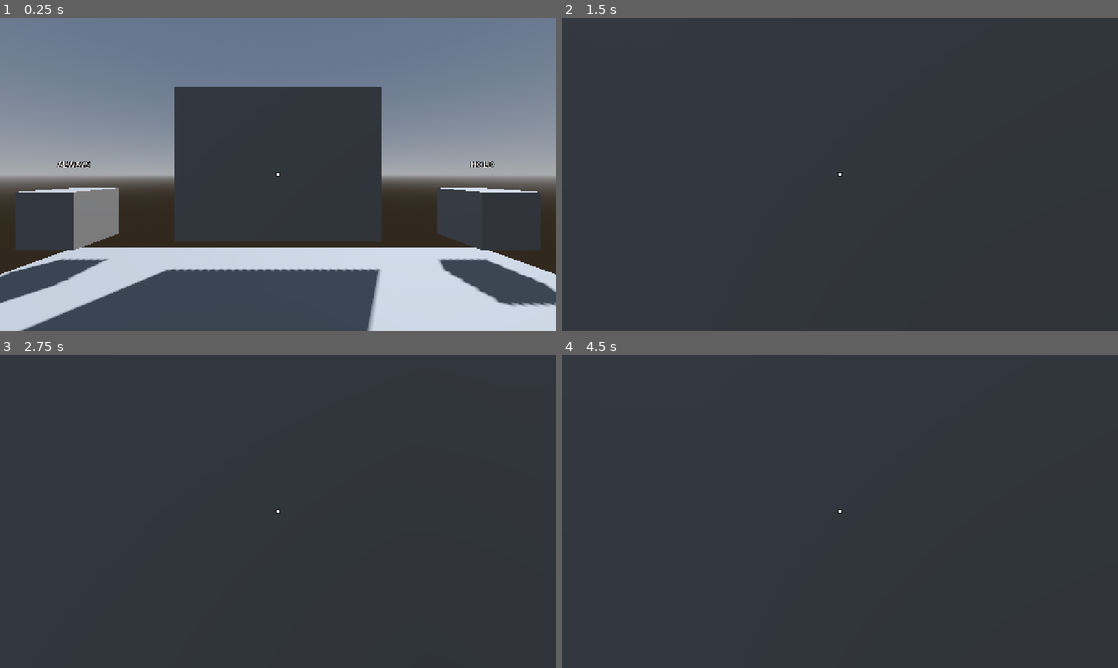
Above: before the commit, frames 1-4 (two rows, left to right).
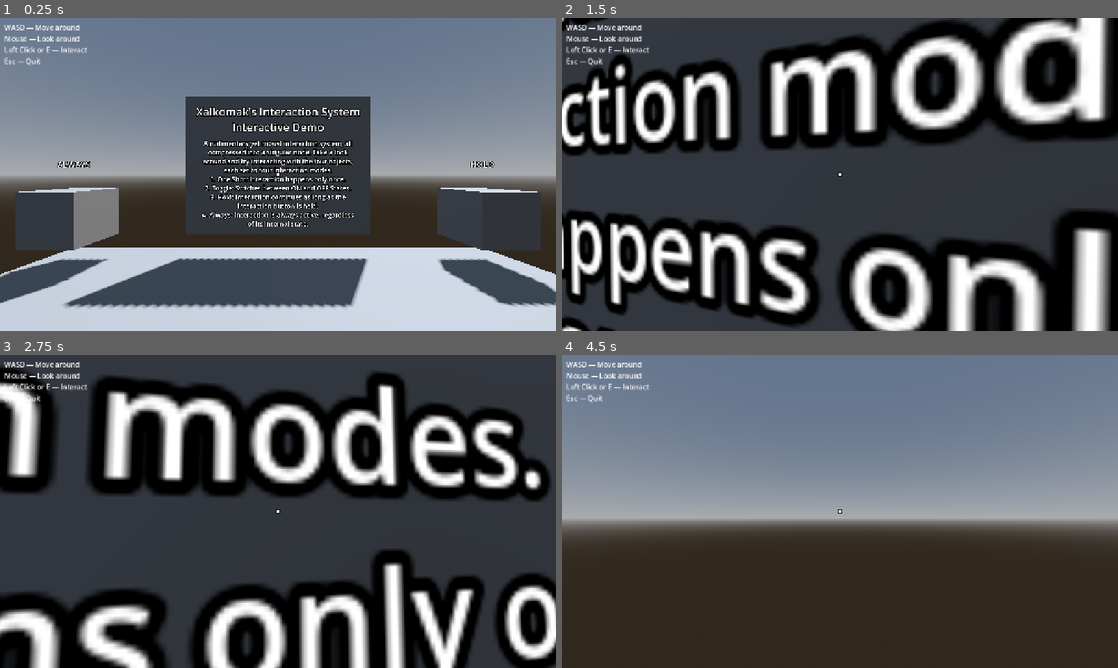
Above: after the commit, the same moments.

Repository: Xalkomak/Interactable-Component
Game: Godot game, scene res://Demo3D.tscn
Same seed, same stepped clock (60 frames per second), same inputs: the game is played once before the commit and once after it.
Inputs (mouse positions are in pixels of both pictures, inside the frame that each line leads up to):
- Up to frame 1 (0.25 s): no input
- Up to frame 2 (1.5 s): tap Enter (ui_accept) at 0.5, 0.77, 0.8, 1.07, 1.35 s; move the mouse to (867, 174) at 0.52 s; press the mouse at (867, 174) at 0.53 s; hold W (forward) from 0.53 s (still down); move the mouse to (812, 174) at 1.27 s; release the mouse at (812, 174) at 1.28 s
- Up to frame 3 (2.75 s): keep holding W (forward); tap Enter (ui_accept) at 1.52, 1.82, 2, 2.3 s; click (250, 511) at 1.55 s; move the mouse to (289, 505) at 2.02 s; press the mouse at (289, 505) at 2.03 s
- Up to frame 4 (4.5 s): keep holding W (forward); tap Enter (ui_accept) at 2.75, 3.02, 3.32, 3.5, 3.6, 3.77, 4.07 s; move the mouse to (834, 517) at 2.77 s; release the mouse at (834, 517) at 2.78 s; click (834, 517) at 2.85 s; move the mouse to (878, 514) at 3.52 s; move the mouse to (795, 508) at 4.27 s; click (795, 508) at 4.35 s

The runs differ from the first frame. In frame 1, 15% of the frame differs, in the area x 0-69%, y 2-100%; in frame 2, 57%; in frame 3, 51%; in frame 4, 96%, in the area x 0-100%, y 0-100%.

Commit message:
Scene Setup

Diff:
--- a/Demo3D.tscn
+++ b/Demo3D.tscn
@@ -61,6 +61,22 @@
 collision_mask = 6
 
 [node name="FloorCol" type="CollisionShape3D" parent="Floor" unique_id=1011056050]
+shape = SubResource("WorldBoundaryShape3D_xvdui")
+
+[node name="FloorCol2" type="CollisionShape3D" parent="Floor" unique_id=1291595613]
+transform = Transform3D(-4.371139e-08, 1, 0, -1, -4.371139e-08, 0, 0, 0, 1, -5, 0, 0)
+shape = SubResource("WorldBoundaryShape3D_xvdui")
+
+[node name="FloorCol3" type="CollisionShape3D" parent="Floor" unique_id=1335818794]
+transform = Transform3D(-4.371139e-08, -1, 0, 1, -4.371139e-08, 0, 0, 0, 1, 5, 0, 0)
+shape = SubResource("WorldBoundaryShape3D_xvdui")
+
+[node name="FloorCol4" type="CollisionShape3D" parent="Floor" unique_id=694951385]
+transform = Transform3D(1, 0, 0, 0, -4.371139e-08, 1, 0, -1, -4.371139e-08, 0, 0, 5)
+shape = SubResource("WorldBoundaryShape3D_xvdui")
+
+[node name="FloorCol5" type="CollisionShape3D" parent="Floor" unique_id=871871788]
+transform = Transform3D(1, 0, 0, 0, -4.371139e-08, -1, 0, 1, -4.371139e-08, 0, 0, -5)
 shape = SubResource("WorldBoundaryShape3D_xvdui")
 
 [node name="FloorMesh" type="MeshInstance3D" parent="Floor" unique_id=68956241]
@@ -105,7 +121,7 @@
 horizontal_alignment = 1
 vertical_alignment = 1
 
-[node name="ColorRect2" type="ColorRect" parent="Player/PlayerCanvasLayer" unique_id=1959275171]
+[node name="CrosshairOuter" type="ColorRect" parent="Player/PlayerCanvasLayer" unique_id=1959275171]
 anchors_preset = 8
 anchor_left = 0.5
 anchor_top = 0.5
@@ -119,7 +135,8 @@
 grow_vertical = 2
 color = Color(0, 0, 0, 1)
 
-[node name="ColorRect" type="ColorRect" parent="Player/PlayerCanvasLayer" unique_id=1207803861]
+[node name="CrosshairInner" type="ColorRect" parent="Player/PlayerCanvasLayer/CrosshairOuter" unique_id=1207803861]
+layout_mode = 1
 anchors_preset = 8
 anchor_left = 0.5
 anchor_top = 0.5
@@ -132,6 +149,16 @@
 grow_horizontal = 2
 grow_vertical = 2
 
+[node name="PlayerInstructions" type="Label" parent="Player/PlayerCanvasLayer" unique_id=563596815]
+offset_left = 10.0
+offset_top = 10.0
+offset_right = 200.0
+offset_bottom = 111.0
+text = "WASD — Move around
+Mouse — Look around
+Left Click or E — Interact
+Esc — Quit"
+
 [node name="MeshInstance3D" type="MeshInstance3D" parent="." unique_id=1432367763]
 transform = Transform3D(1, 0, 0, 0, 1, 0, 0, 0, 1, 4, 1, 4)
 mesh = SubResource("SphereMesh_a4ptb")
@@ -231,7 +258,7 @@
 uppercase = true
 
 [node name="Signboard" type="MeshInstance3D" parent="." unique_id=1810040484]
-transform = Transform3D(1, 0, 0, 0, 1, 0, 0, 0, 1, 0, 2, -4)
+transform = Transform3D(1, 0, 0, 0, 1, 0, 0, 0, 1, 0, 2, -4.5)
 mesh = SubResource("BoxMesh_xvdui")
 
 [node name="StaticBody3D" type="StaticBody3D" parent="Signboard" unique_id=392724352]
@@ -239,3 +266,23 @@
 
 [node name="CollisionShape3D" type="CollisionShape3D" parent="Signboard/StaticBody3D" unique_id=1466994785]
 shape = SubResource("BoxShape3D_mytgc")
+
+[node name="Title" type="Label3D" parent="Signboard" unique_id=1183924615]
+transform = Transform3D(1, 0, 0, 0, 1, 0, 0, 0, 1, 0, 1, 0.051)
+text = "Xalkomak's Interaction System
+Interactive Demo"
+font_size = 48
+
+[node name="Description" type="Label3D" parent="Signboard" unique_id=540495391]
+transform = Transform3D(1, 0, 0, 0, 1, 0, 0, 0, 1, 0, -0.4, 0.051)
+text = "A rudimentary yet robust interaction system, all
+compressed into a singular node. Take a look
+around and try interacting with the four objects,
+each set to four interaction modes.
+1. One Shot: Interaction happens only once.
+2. Toggle: Swtches between ON and OFF States.
+3. Hold: Interaction continues as long as the
+interaction button is held.
+4. Always: Interaction is always active, regardless
+of its internal state."
+font_size = 28
--- a/Player.gd
+++ b/Player.gd
@@ -17,24 +17,18 @@
 	Input.mouse_mode = Input.MouseMode.MOUSE_MODE_CAPTURED
 
 func _physics_process(delta: float) -> void:
-	#region Default Player Script
+	#region Default Player Script, Jumping Removed
 	if not is_on_floor():
 		velocity += get_gravity() * delta
-
-	# Handle jump.
-	if Input.is_action_just_pressed("ui_accept") and is_on_floor():
-		velocity.y = JUMP_VELOCITY
-
-	# Get the input direction and handle the movement/deceleration.
-	# As good practice, you should replace UI actions with custom gameplay actions.
-	var input_dir := Input.get_vector("left", "right", "forward", "backward")
-	var direction := (transform.basis * Vector3(input_dir.x, 0, input_dir.y)).normalized()
-	if direction:
-		velocity.x = direction.x * SPEED
-		velocity.z = direction.z * SPEED
-	else:
-		velocity.x = move_toward(velocity.x, 0, SPEED)
-		velocity.z = move_toward(velocity.z, 0, SPEED)
+	if allow_movement:
+		var input_dir := Input.get_vector("left", "right", "forward", "backward")
+		var direction := (transform.basis * Vector3(input_dir.x, 0, input_dir.y)).normalized()
+		if direction:
+			velocity.x = direction.x * SPEED
+			velocity.z = direction.z * SPEED
+		else:
+			velocity.x = move_toward(velocity.x, 0, SPEED)
+			velocity.z = move_toward(velocity.z, 0, SPEED)
 
 	move_and_slide()
 	#endregion
